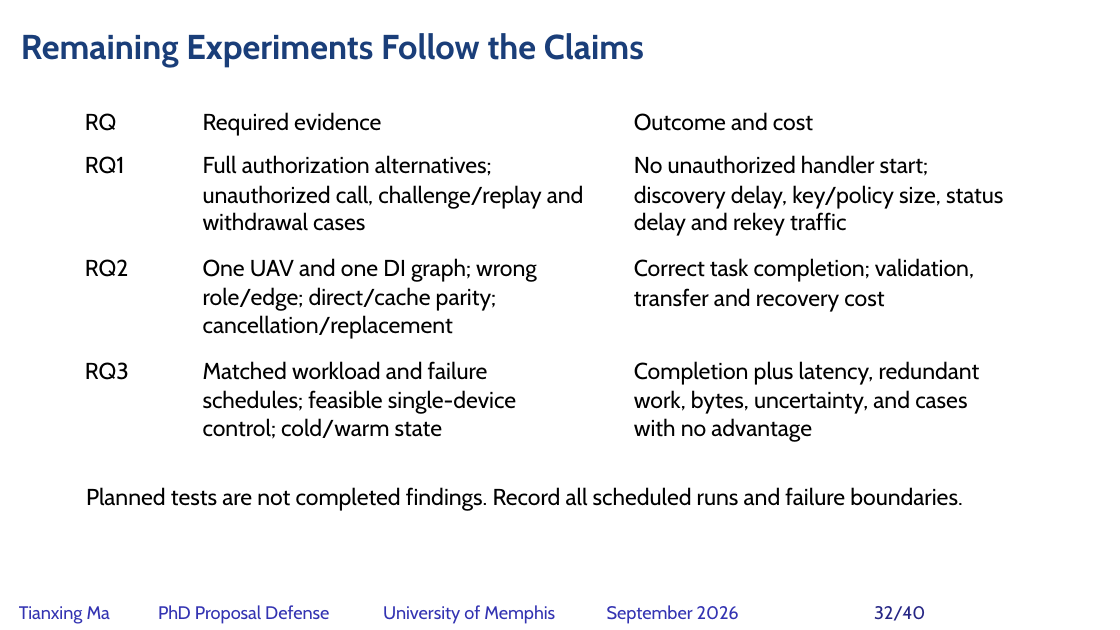
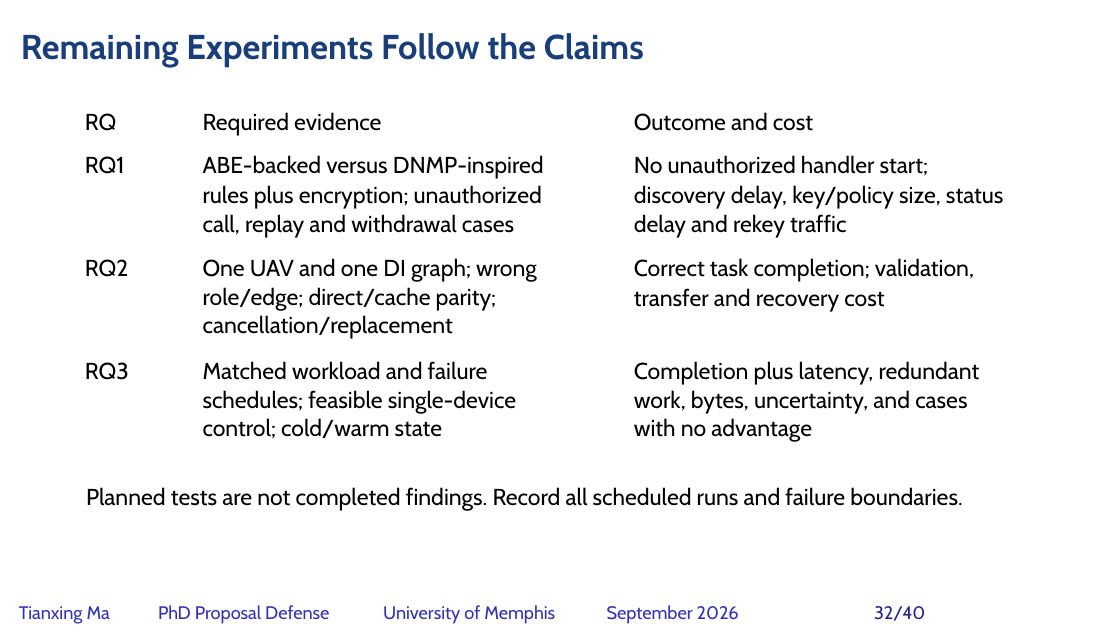
Before and after one commit to matianxing1992/NDN_Service_Framework, a slide deck: slide 32 of docs/PAPER/proposal-defense/slides/NDNSF_proposal_hybrid_editable.pptx. Drawn at 1120x630 pixels with LibreOffice and Linux fonts; fonts in the diff are those of the drawing; background and template pictures are left out. Boxes give left, top, right and bottom in pixels: in the first picture for what was removed or moved away, otherwise in the second. Text is boxed around its words. In the diff, an @@ line names an element or a change of style, - is before the commit and + after.

Commit message:
docs: connect DNMP authorization precedent across proposal

```diff
--- a/docs/PAPER/proposal-defense/slides/NDNSF_proposal_hybrid_editable.pptx
+++ b/docs/PAPER/proposal-defense/slides/NDNSF_proposal_hybrid_editable.pptx
@@ text removed at <box>203,155,492,176</box> @@
-Full authorization alternatives;
@@ text added at <box>203,155,544,179</box>, 23.7 pt, text #000000 @@
+ABE-backed versus DNMP-inspired
@@ text added at <box>203,185,542,209</box>, 23.7 pt, text #000000 @@
+rules plus encryption; unauthorized
@@ text at <box>634,185,1003,209</box>: text changed @@
-discovery delay, key/policy size, status delay and rekey traffic
+discovery delay, key/policy size, status
@@ text at <box>203,214,514,238</box>: text changed @@
-unauthorized call, challenge/replay and withdrawal cases
+call, replay and withdrawal cases
@@ text added at <box>634,214,846,238</box>, 23.7 pt, text #000000 @@
+delay and rekey traffic
```
Also in this commit, not shown: 4 other slides changed, 26 other files.
